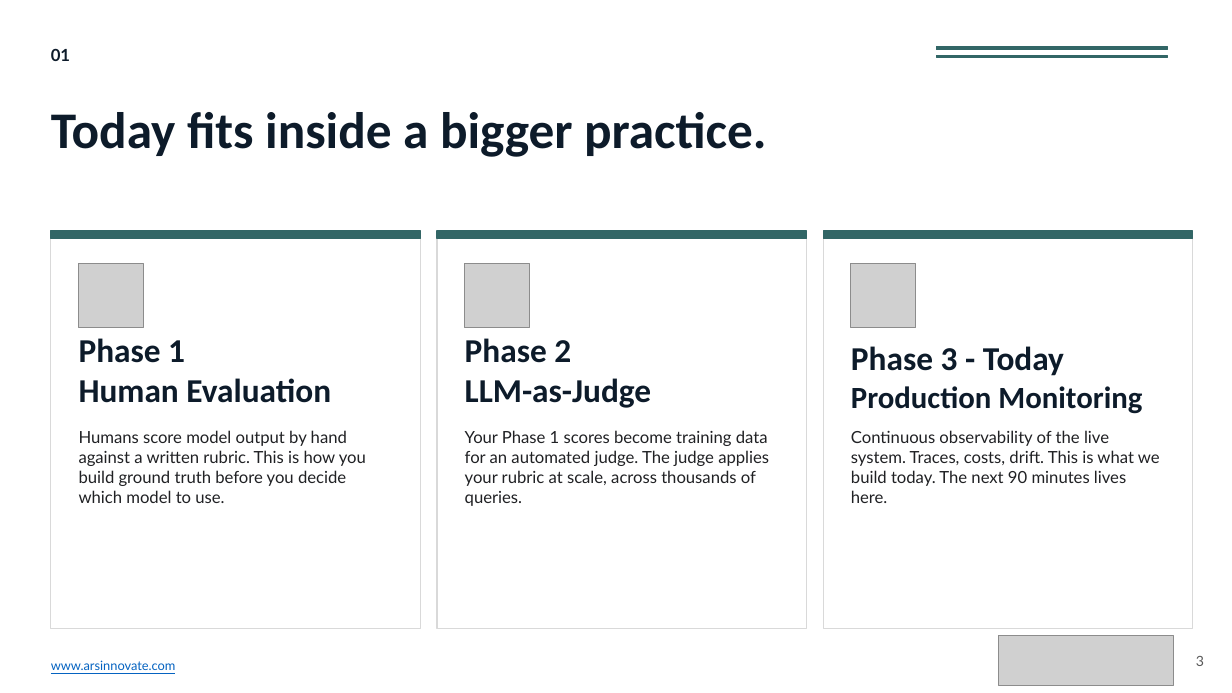
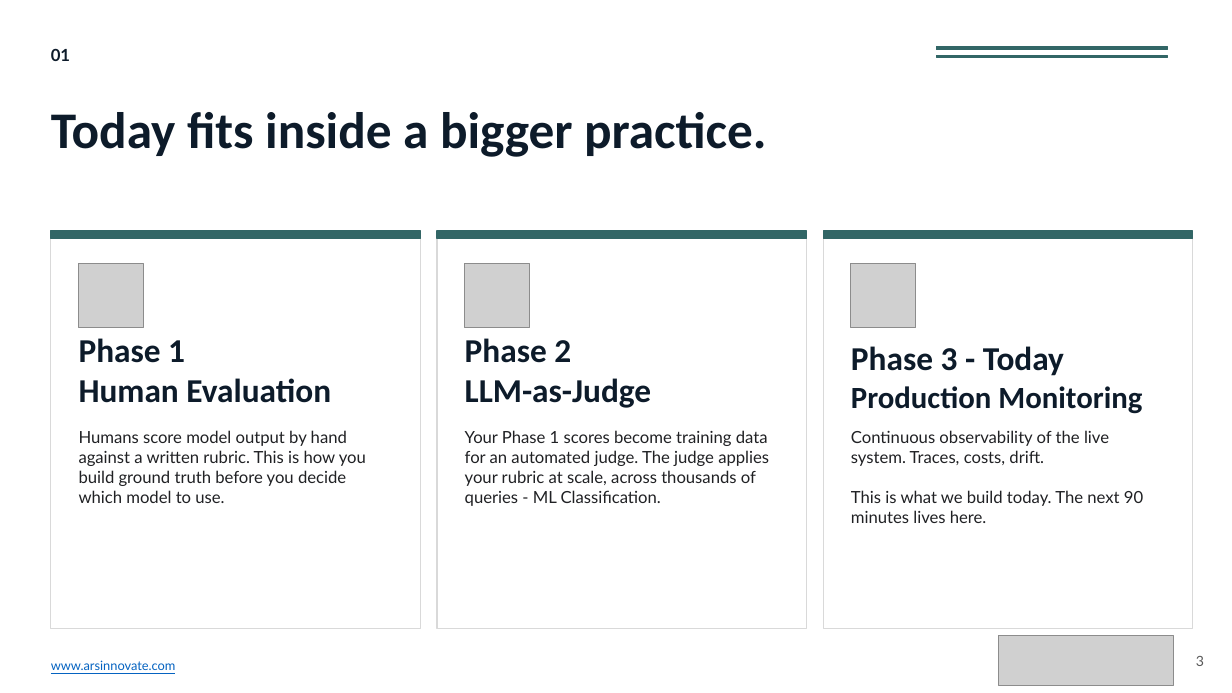
Before and after one commit to gigimcc4/DevOpsDays_llmops, a slide deck: slide 3 of Hands-On-ish_LLMOps.pptx. Drawn at 1232x693 pixels with LibreOffice and Linux fonts; fonts in the diff are those of the drawing; grey boxes stand for pictures. Boxes give left, top, right and bottom in pixels: in the first picture for what was removed or moved away, otherwise in the second. Text is boxed around its words. In the diff, an @@ line names an element or a change of style, - is before the commit and + after.

```diff
--- a/Hands-On-ish_LLMOps.pptx
+++ b/Hands-On-ish_LLMOps.pptx
@@ text at box(465, 430, 769, 506): text changed @@
-Your Phase 1 scores become training data for an automated judge. The judge applies your rubric at scale, across thousands of queries.
+Your Phase 1 scores become training data for an automated judge. The judge applies your rubric at scale, across thousands of queries - ML Classification.
@@ text at box(851, 430, 1143, 523): text changed @@
-Continuous observability of the live system. Traces, costs, drift. This is what we build today. The next 90 minutes lives here.
+Continuous observability of the live system. Traces, costs, drift.
+This is what we build today. The next 90 minutes lives here.
```
Also in this commit, not shown: 4 other slides changed, 4 slides removed, 1 other file.
